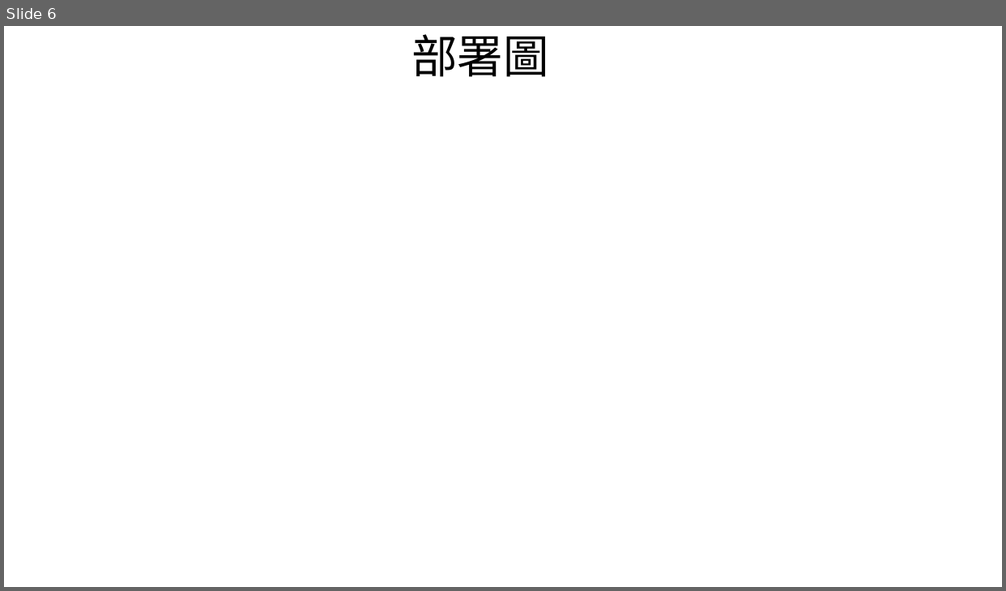
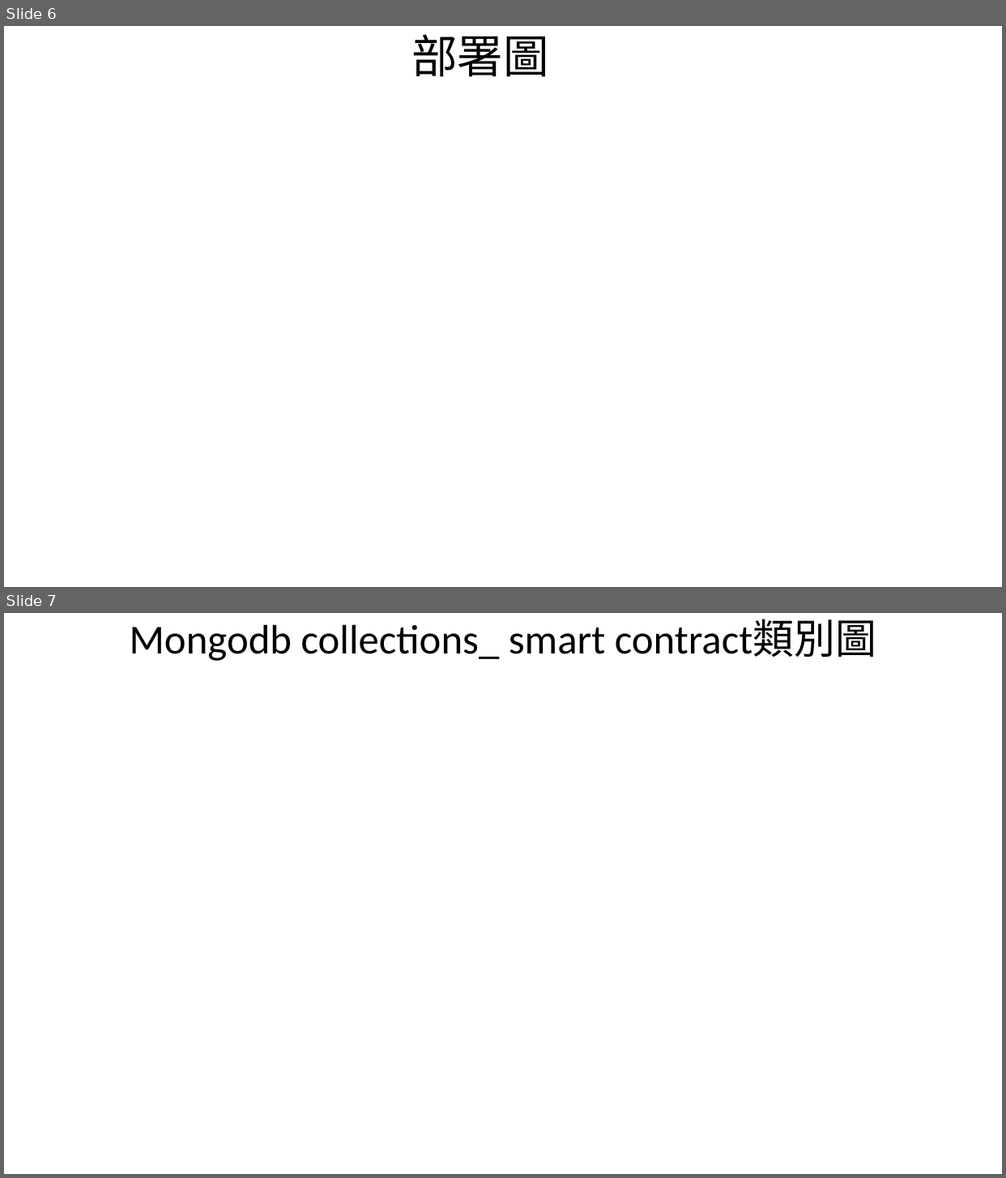
Before and after one commit to kai2june/CatchBoWebsite, a slide deck: CatchBo.pptx. Shown one above the other, each under a label of ours: slide 6 before the commit, slides 6 and 7 after it. The pictures are 1006x591 and 1006x1178 pixels, drawn with LibreOffice and Linux fonts; fonts in the diff are those of the drawing; background and template pictures are left out. Boxes give left, top, right and bottom in pixels: in the first picture for what was removed or moved away, otherwise in the second. Text is boxed around its words. In the diff, an @@ line names an element or a change of style, - is before the commit and + after.

```diff
--- a/CatchBo.pptx
+++ b/CatchBo.pptx
@@ slide 7 added at box(4, 613, 1002, 1174), background picture (left out) @@
@@ title added at box(130, 619, 877, 661), 39.6 pt, text #000000 @@
+Mongodb collections_ smart contract類別圖
```
Also in this commit, not shown: 1 slide changed, 3 other slides added, 3 slides removed.
